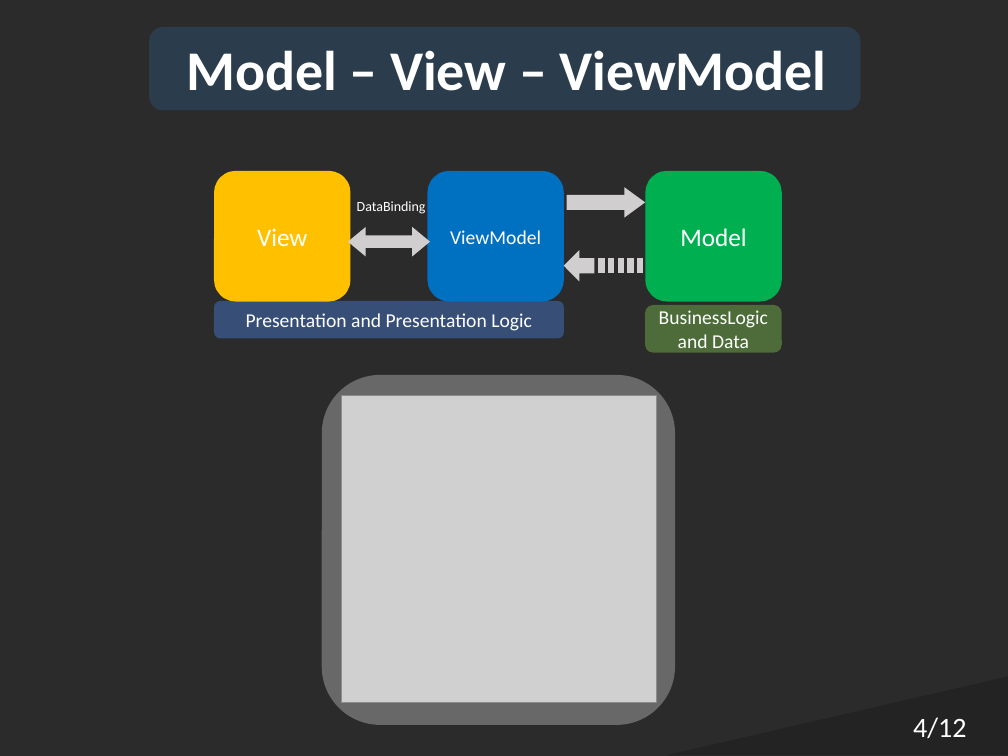
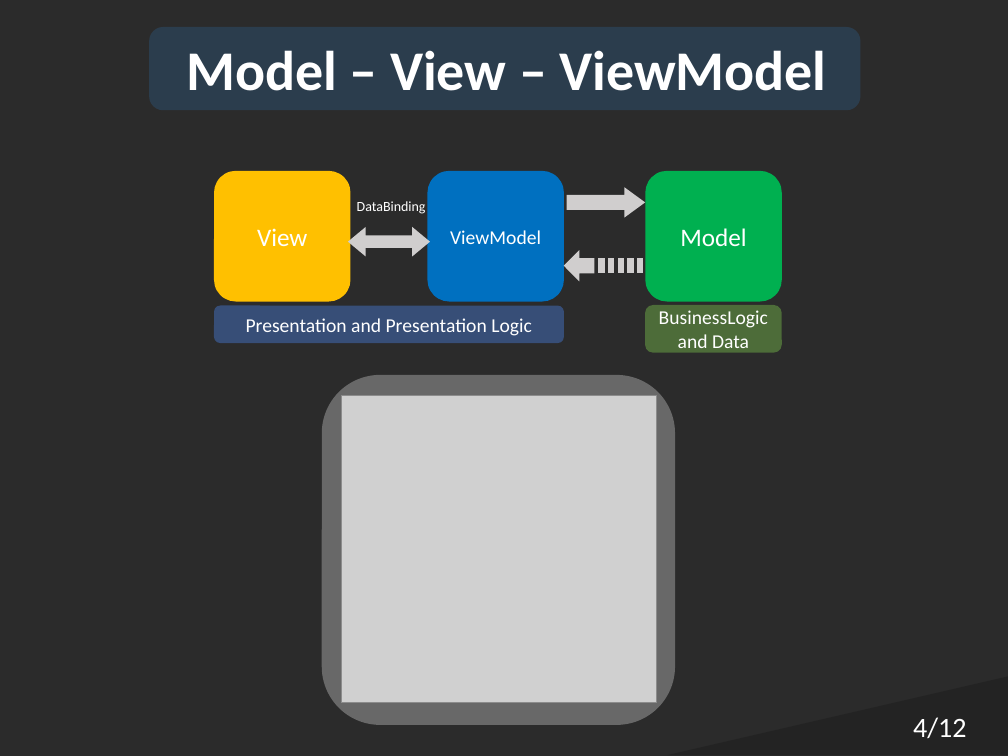
Before and after one commit to Italiaracerx/progettoSWE, a slide deck: slide 4 of Presentazioni/Presentazioni PB/Presentazione PB.pptx. Drawn at 1008x756 pixels with LibreOffice and Linux fonts; fonts in the diff are those of the drawing; grey boxes stand for pictures; background and template pictures are left out; a plain dark background stands for a picture behind light text. Boxes give left, top, right and bottom in pixels: in the first picture for what was removed or moved away, otherwise in the second. Text is boxed around its words. In the diff, an @@ line names an element or a change of style, - is before the commit and + after.

```diff
--- a/Presentazioni/Presentazioni PB/Presentazione PB.pptx
+++ b/Presentazioni/Presentazioni PB/Presentazione PB.pptx
@@ rounded rectangle "Presentation and Presentation Logic": place and size @@
-rounded rectangle "Presentation and Presentation Logic" at bbox=[214, 301, 563, 339]
+rounded rectangle "Presentation and Presentation Logic" at bbox=[214, 305, 563, 343]
```
Also in this commit, not shown: 5 other slides changed.
